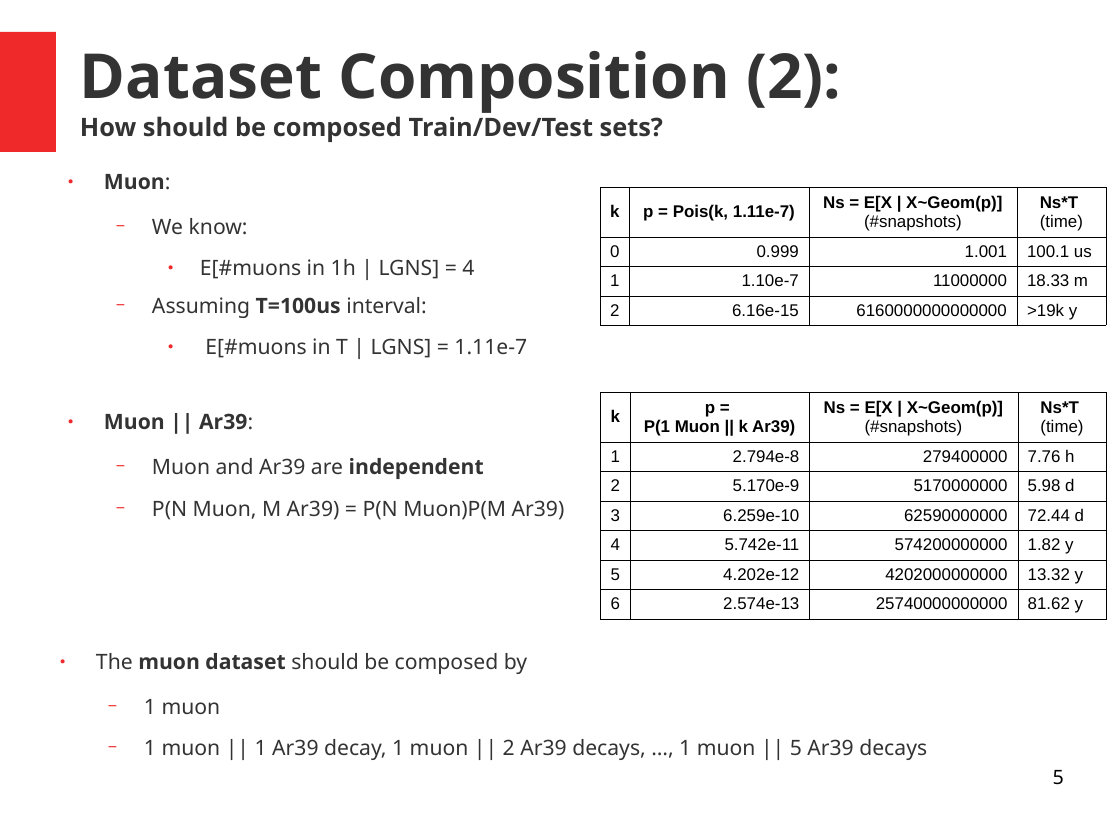
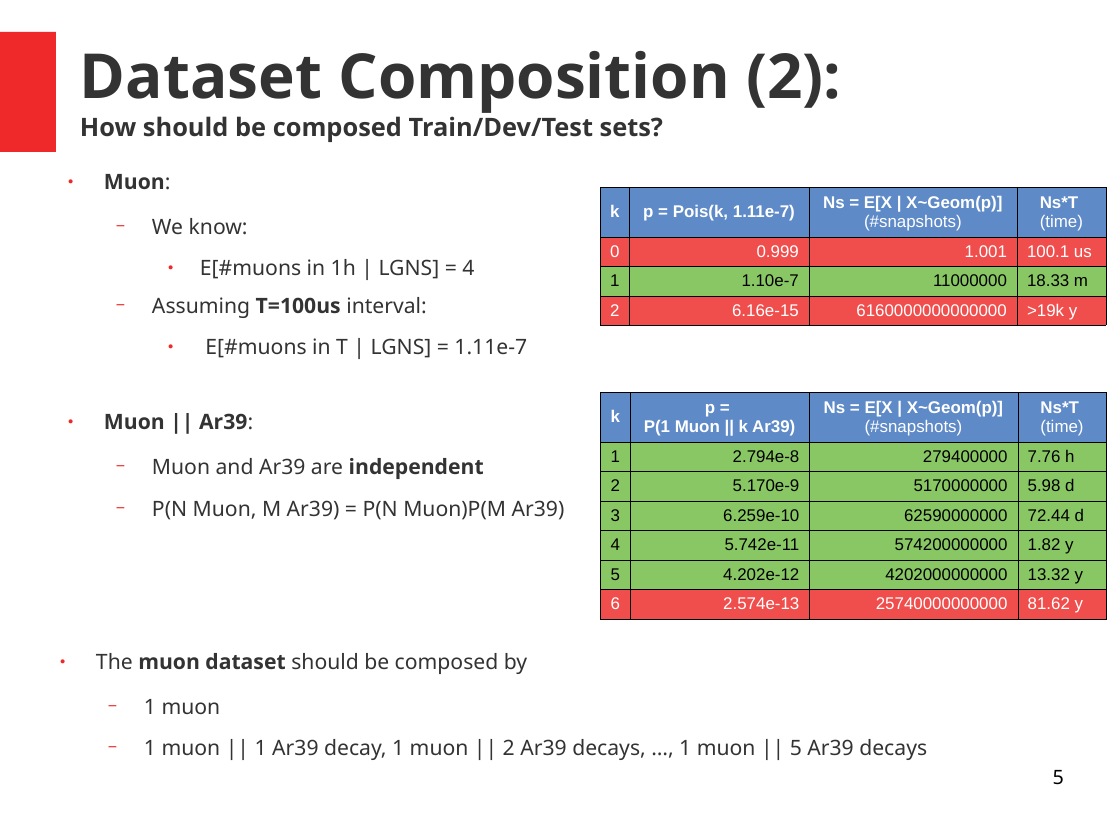
Before and after one commit to luigiberducci/ML4NP, a slide deck: slide 5 of Docs/meeting_ml4np_11mag2020.odp. Drawn at 1120x840 pixels with LibreOffice and Linux fonts; fonts in the diff are those of the drawing. Boxes give left, top, right and bottom in pixels: in the first picture for what was removed or moved away, otherwise in the second. Text is boxed around its words. In the diff, an @@ line names an element or a change of style, - is before the commit and + after.

```diff
--- a/Docs/meeting_ml4np_11mag2020.odp
+++ b/Docs/meeting_ml4np_11mag2020.odp
@@ table at (601, 187, 1107, 426) @@
@@ fill none to #5E8AC7 in row 1 @@
@@ fill none to #F04E4D in 8 cells @@
@@ fill none to #89C765 in row 3 @@
@@ text colour #000000 to #FFFFFF in "k", "p = Pois(k, 1.11e-7)", "Ns = E[X | X~Geom(p)] (#snapshots)", "Ns*T" and 9 more places @@
@@ table at (601, 392, 1107, 619) @@
@@ fill none to #5E8AC7 in row 1 @@
@@ fill none to #89C765 in 20 cells @@
@@ fill none to #F04E4D in row 7 @@
@@ text colour #000000 to #FFFFFF in "k", "p = P(1 Muon || k Ar39)", "Ns = E[X | X~Geom(p)] (#snapshots)", "Ns*T" and 5 more places @@
```
Also in this commit, not shown: 3 other slides changed.
